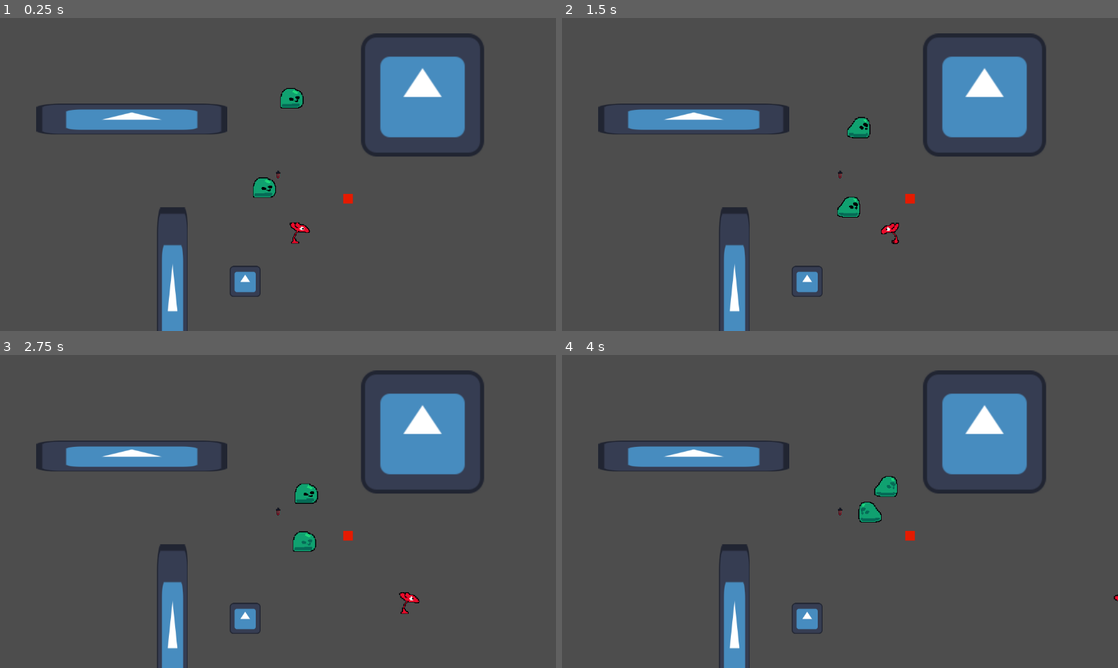
Above: before the commit, frames 1-4 (two rows, left to right).
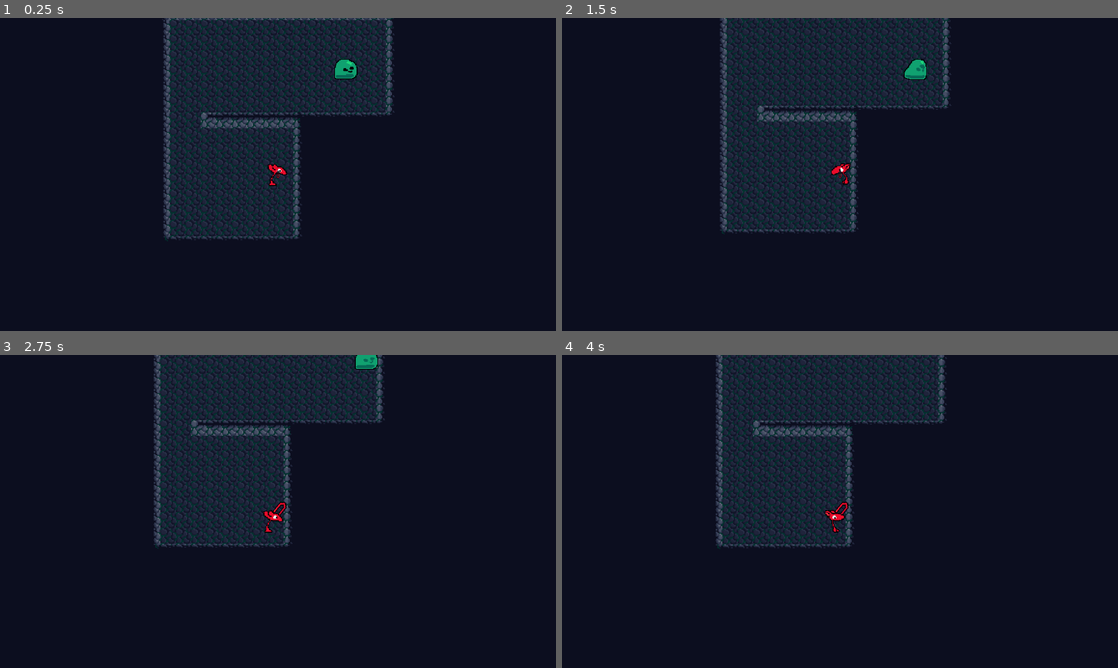
Above: after the commit, the same moments.

Repository: haihala/Weapon-s-choice
Game: Godot game, scene res://levels/level2.tscn
Same seed, same stepped clock (60 frames per second), same inputs: the game is played once before the commit and once after it. Before the commit the project starts from res://levels/playground.tscn. The engine's default icon, where the game draws it, is replaced by a stand-in: a white triangle on a blue panel in a dark square.
Inputs (mouse positions are in pixels of both pictures, inside the frame that each line leads up to):
- Up to frame 1 (0.25 s): no input
- Up to frame 2 (1.5 s): move the mouse to (962, 158) at 0.52 s; hold D (move_right) 0.53-1.28 s; click (962, 158) at 0.6 s; move the mouse to (728, 190) at 1.27 s; hold S (move_down) from 1.28 s (still down); right-click (728, 190) at 1.35 s
- Up to frame 3 (2.75 s): move the mouse to (333, 442) at 2.02 s; release S (move_down) at 2.03 s; hold D (move_right) from 2.03 s (still down); tap Space (sword_toss) at 2.1 s
- Up to frame 4 (4 s): move the mouse to (812, 574) at 2.77 s; release D (move_right) at 2.78 s; hold W (move_up) 2.78-3.53 s; click (812, 574) at 2.85 s; move the mouse to (1006, 558) at 3.52 s; hold A (move_left) from 3.53 s (still down); right-click (1006, 558) at 3.6 s

The runs differ from the first frame. In frame 1, 98% of the frame differs, in the area x 0-100%, y 0-100%; in frame 2, 98%; in frame 3, 98%; in frame 4, 98%.
Error before the commit: Cannot call method 'instantiate' on a null value. (res://player/possession_indicator/possession_indicator.gd:8)

Commit message:
Remove obstacle and playground
They are no longer required, we have real tilemaps

Diff:
--- a/godot-project/levels/objects/obstacle.tscn
+++ /dev/null
@@ -1,14 +0,0 @@
-[gd_scene load_steps=3 format=3 uid="uid://bsqowk7lfn81c"]
-
-[ext_resource type="Texture2D" uid="uid://b1gekord43mkf" path="res://icon.svg" id="1_1mnh4"]
-
-[sub_resource type="RectangleShape2D" id="RectangleShape2D_xn6im"]
-size = Vector2(124, 124)
-
-[node name="Obstacle" type="StaticBody2D"]
-
-[node name="Sprite" type="Sprite2D" parent="."]
-texture = ExtResource("1_1mnh4")
-
-[node name="CollisionShape2D" type="CollisionShape2D" parent="."]
-shape = SubResource("RectangleShape2D_xn6im")
--- a/godot-project/levels/playground.tscn
+++ /dev/null
@@ -1,39 +0,0 @@
-[gd_scene load_steps=6 format=3 uid="uid://ge8vlgyrkbb0"]
-
-[ext_resource type="PackedScene" uid="uid://bsqowk7lfn81c" path="res://levels/objects/obstacle.tscn" id="1_e18v3"]
-[ext_resource type="PackedScene" uid="uid://birs2ju00x7xq" path="res://levels/objects/fire.tscn" id="3_uwgwj"]
-[ext_resource type="PackedScene" uid="uid://bgcnky6v55gnt" path="res://player/possession_indicator/possession_indicator.tscn" id="4_o2a13"]
-[ext_resource type="PackedScene" uid="uid://i8c6mhnyigcv" path="res://creatures/creature_scenes/slime.tscn" id="5_ahj41"]
-[ext_resource type="PackedScene" uid="uid://dmq7wioybymxo" path="res://creatures/creature_scenes/gobo.tscn" id="5_qn3at"]
-
-[node name="Playground" type="Node2D"]
-
-[node name="Obstacle" parent="." instance=ExtResource("1_e18v3")]
-position = Vector2(-606, -229)
-scale = Vector2(6.18, 1)
-
-[node name="Obstacle2" parent="." instance=ExtResource("1_e18v3")]
-position = Vector2(599, -329)
-scale = Vector2(3.974, 3.974)
-
-[node name="Obstacle4" parent="." instance=ExtResource("1_e18v3")]
-position = Vector2(-136, 443)
-
-[node name="Obstacle3" parent="." instance=ExtResource("1_e18v3")]
-position = Vector2(-437, 553)
-scale = Vector2(1, 6.508)
-
-[node name="Fire" parent="." instance=ExtResource("3_uwgwj")]
-position = Vector2(291, 101)
-
-[node name="PossessionIndicator" parent="." instance=ExtResource("4_o2a13")]
-
-[node name="Slime" parent="." instance=ExtResource("5_ahj41")]
-position = Vector2(56, -345)
-
-[node name="Slime2" parent="." instance=ExtResource("5_ahj41")]
-position = Vector2(-71, 30)
-
-[node name="Gobo" parent="." instance=ExtResource("5_qn3at")]
-position = Vector2(93, 239)
-player_controlled = true
--- a/godot-project/project.godot
+++ b/godot-project/project.godot
@@ -11,7 +11,7 @@
 [application]
 
 config/name="weapon-s-choice"
-run/main_scene="res://levels/playground.tscn"
+run/main_scene="res://levels/level2.tscn"
 config/features=PackedStringArray("4.3", "Forward Plus")
 config/icon="res://icon.svg"
 
